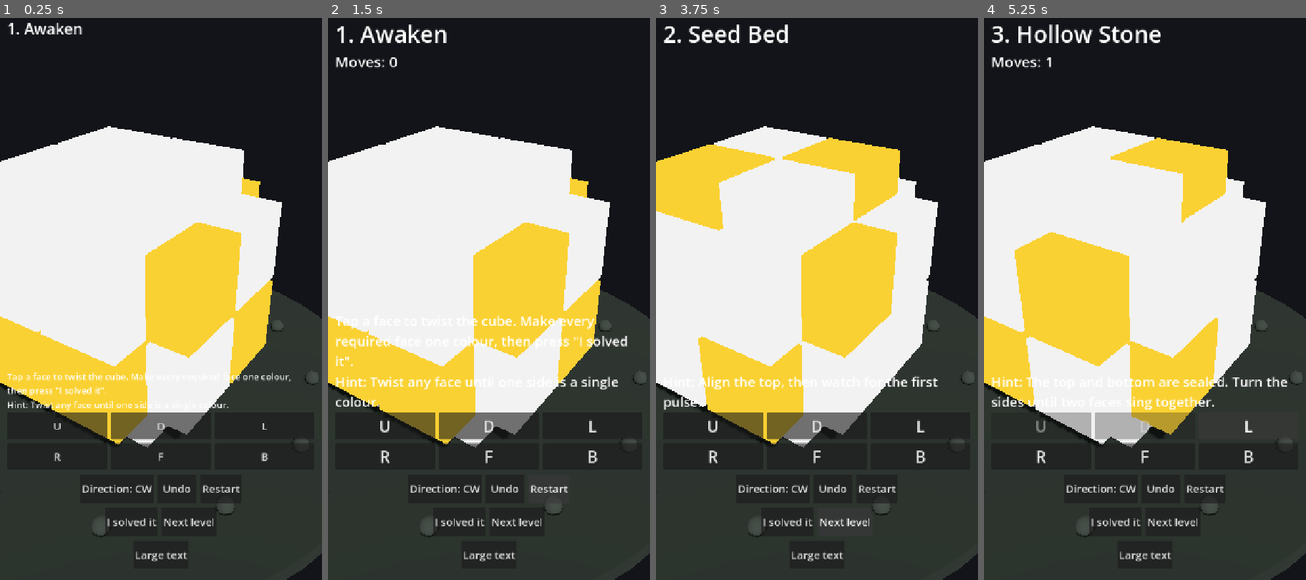
Above: before the commit, frames 1-4 (left to right).
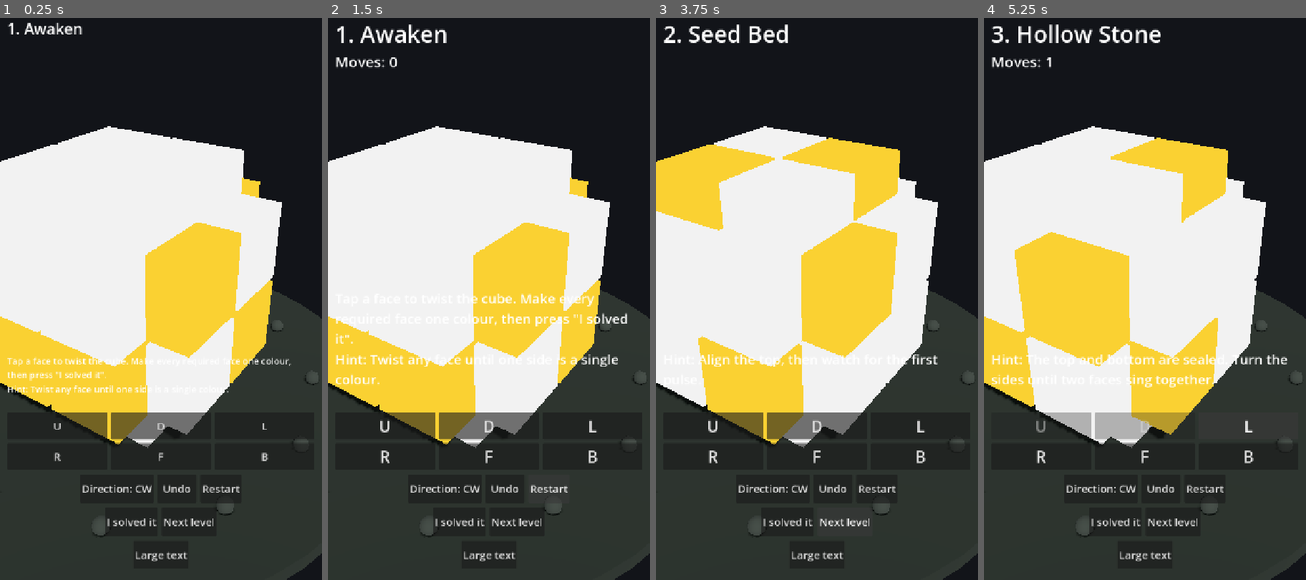
Above: after the commit, the same moments.

Repository: downwitherfan-design/CraftCube
Game: Godot game, scene res://scenes/Main.tscn
Two runs of this game, one before a commit and one after it. Both use one fixed random seed, a clock stepped at 60 frames per second and the inputs below.
Inputs:
- Up to frame 1 (0.25 s): no input
- Up to frame 2 (1.5 s): click "Large text" at 0.5 s; click "Restart" at 1.25 s
- Up to frame 3 (3.75 s): click "Restart" at 2 s; click "Restart" at 2.75 s; click "Next level" at 3.5 s
- Up to frame 4 (5.25 s): click "Next level" at 4.25 s; click "L" at 5 s

The runs differ from the first frame. In frame 1, 1.5% of the frame differs, in the area x 2-91%, y 60-70%; in frame 2, 2.5%, in the area x 2-93%, y 49-70%; in frame 3, 0.8%; in frame 4, 1.5%.

Commit message:
AI-13 fix: completion feedback no longer clobbers story, reward narrative, discovery
Real defect found by running the actual scene: world reaction, reward and discovery
were all written to one shared label, so the last signal won. Observed on level 2
(reaction 'A seed of light...' hidden) and level 3 (Nox reward narrative never
shown at all). Added a dedicated accumulating story panel so every authored element
is readable together; reward narrative is now HUD-shown for the first time; the
panel clears per level and does not duplicate on re-confirm.

Also: request fullscreen on mobile (guarded, no-op on desktop/headless).

Regression: _test_completion_feedback() (8 checks). Suite 166 -> 174 passed, 0 failed.

Co-authored-by: openhands <openhands@all-hands.dev>

Diff:
--- a/game/scripts/game/hud.gd
+++ b/game/scripts/game/hud.gd
@@ -10,6 +10,7 @@
 var _status: Label
 var _onboard: Label
 var _hint: Label
+var _story: Label
 var _face_buttons: Array = []
 var _flip_btn: Button
 var _ccw_mode := false
@@ -17,6 +18,12 @@
 var _root: VBoxContainer
 
 const BTN_MIN := Vector2(88, 64)
+
+## On mobile, take the full screen so the game is not letterboxed and no system
+## chrome forces a smaller play area. Guarded and safe to call on desktop/headless.
+func _ready() -> void:
+	if OS.has_feature("mobile"):
+		DisplayServer.window_set_mode(DisplayServer.WINDOW_MODE_FULLSCREEN)
 
 func bind(ctrl: Node3D) -> void:
 	controller = ctrl
@@ -65,6 +72,7 @@
 	_status = _label("", 22)
 	_onboard = _label("", 20)
 	_hint = _label("", 20)
+	_story = _label("", 22)
 	outer.add_child(_title)
 	outer.add_child(_status)
 
@@ -73,6 +81,7 @@
 	outer.add_child(spacer)
 	outer.add_child(_onboard)
 	outer.add_child(_hint)
+	outer.add_child(_story)
 
 	_root = VBoxContainer.new()
 	_root.add_theme_constant_override("separation", 10)
@@ -132,8 +141,11 @@
 		_status.text = "Already solved — replay freely."
 	else:
 		_status.text = ""
+	# Onboarding guidance is shown only on the first level; the story panel below is
+	# cleared so completion feedback from a previous level never lingers.
 	_onboard.visible = int(level.get("ordinal", 1)) == 1
 	_onboard.text = "Tap a face to twist the cube. Make every required face one colour, then press \"I solved it\"."
+	_story.text = ""
 	_refresh_legal()
 
 func _refresh_legal() -> void:
@@ -161,18 +173,27 @@
 	if not controller.confirm_solve():
 		_status.text = "Not yet — the required faces are not aligned."
 
+## Completion feedback accumulates in `_story` so the world reaction, the reward
+## narrative and the discovery are all readable together. Writing them to one shared
+## label made later signals overwrite earlier ones and hid the authored narrative.
+func _append_story(line: String) -> void:
+	if line == "":
+		return
+	_story.text = line if _story.text == "" else _story.text + "\n" + line
+
 func _on_world_reacted(_hook: String, text: String) -> void:
-	_onboard.visible = true
-	_onboard.text = text
+	_append_story(text)
 
 func _on_reward(reward_id: String, equipment: Dictionary) -> void:
 	_status.text = "Reward: " + reward_id
+	var narrative := str(StoryContent.reward_for(reward_id).get("narrative", ""))
+	if narrative != "":
+		_append_story(narrative)
 	if not equipment.is_empty():
 		_hint.text = "Equipment: %s — %s" % [str(equipment.get("name", "")), str(equipment.get("purpose", ""))]
 
 func _on_discovery(discovery: Dictionary) -> void:
-	_onboard.visible = true
-	_onboard.text = "Discovery — %s: %s" % [str(discovery.get("name", "")), str(discovery.get("text", ""))]
+	_append_story("Discovery — %s: %s" % [str(discovery.get("name", "")), str(discovery.get("text", ""))])
 
 func _on_solved(_level: Dictionary, _reward: Dictionary) -> void:
 	_status.text = "Solved! The world answered. Saved."
@@ -180,8 +201,8 @@
 func _on_big_text() -> void:
 	_big_text = not _big_text
 	var mult := 1.5 if _big_text else 1.0
-	for l in [_title, _status, _onboard, _hint]:
-		var base := 34 if l == _title else (22 if l == _status else 20)
+	for l in [_title, _status, _onboard, _hint, _story]:
+		var base := 34 if l == _title else (22 if (l == _status or l == _story) else 20)
 		l.add_theme_font_size_override("font_size", int(base * mult))
 	for entry in _face_buttons:
 		entry["button"].add_theme_font_size_override("font_size", int(24 * mult))
--- a/game/tests/run_tests.gd
+++ b/game/tests/run_tests.gd
@@ -39,6 +39,7 @@
 	_test_hud_layout_and_wiring()
 	_test_save_corruption_variants()
 	_test_scene_integration()
+	_test_completion_feedback()
 	_test_scramble_fuzz()
 	print("== Summary: %d passed, %d failed ==" % [_passed, _failed])
 	for f in _failures:
@@ -507,6 +508,53 @@
 	else:
 		SaveManager.delete_at_path(saved)
 
+## Completion feedback must reach the player intact. Regression for a real defect where the
+## world reaction, reward narrative and discovery all wrote to one shared label, so later
+## signals overwrote earlier ones and the authored narrative was never shown.
+func _test_completion_feedback() -> void:
+	print("[completion feedback]")
+	var saved := "user://craftcube_save.json"
+	var had := FileAccess.file_exists(saved)
+	var backup := FileAccess.get_file_as_string(saved) if had else ""
+	SaveManager.delete_at_path(saved)
+	var packed: PackedScene = load("res://scenes/Main.tscn")
+	if packed == null:
+		_check("Main.tscn loads for feedback test", false)
+		return
+	var main = packed.instantiate()
+	main._ready()
+	main.load_level(2)  # level 3: world hook + narrative reward + discovery
+	var hud = main.get_node_or_null("HUD")
+	_check("HUD bound for feedback test", hud != null and hud._story != null)
+	if hud != null:
+		for i in range(main.engine._scramble_moves.size() - 1, -1, -1):
+			main.engine.apply_move(MoveTable.inverse(main.engine._scramble_moves[i]))
+		_check("feedback: level solved", main.engine.is_solved())
+		_check("feedback: confirm_solve true", main.confirm_solve())
+		var story: String = hud._story.text
+		# Every authored element must be present, not overwritten by a later signal.
+		_check("feedback shows world reaction",
+				story.contains(StoryContent.reaction_for("stone_marks_awaken")))
+		_check("feedback shows reward narrative",
+				story.contains(str(StoryContent.reward_for("reward.01.nox_meets")["narrative"])))
+		_check("feedback shows discovery",
+				story.contains("Discovery — The Stone Mark"))
+		_check("feedback shows equipment purpose",
+				hud._hint.text.contains("Rootweave Gauntlet"))
+		# A replay must not duplicate the feedback.
+		var before: String = hud._story.text
+		main.confirm_solve()
+		_check("feedback idempotent on re-confirm", hud._story.text == before)
+	if main.get_parent() != null:
+		main.get_parent().remove_child(main)
+	main.free()
+	if had:
+		var w := FileAccess.open(saved, FileAccess.WRITE)
+		w.store_string(backup)
+		w.close()
+	else:
+		SaveManager.delete_at_path(saved)
+
 ## Deterministic differential fuzz of the core engine: for many seeds, a randomly generated
 ## legal scramble must (a) be reachable by its own inverse and (b) leave every move an
 ## involution-free permutation. Seeded (fixed), so this is a deterministic test, not flaky.
